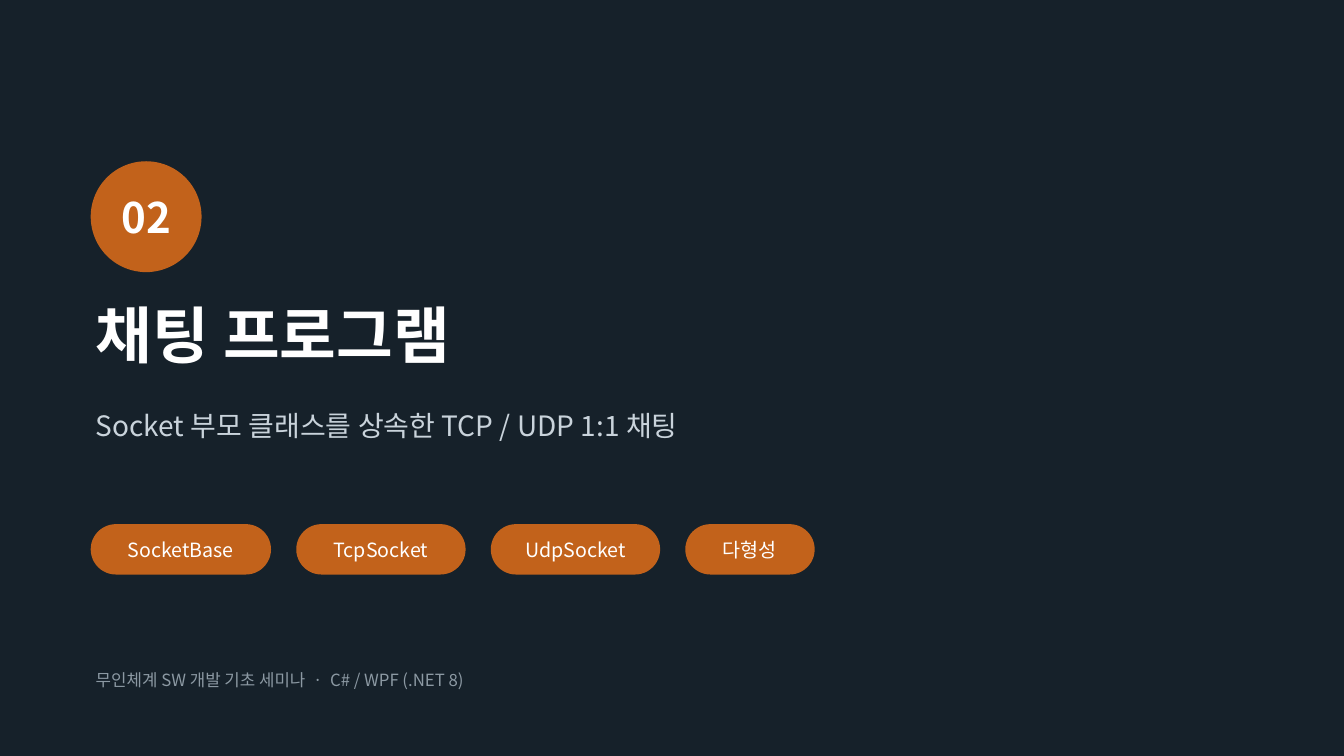
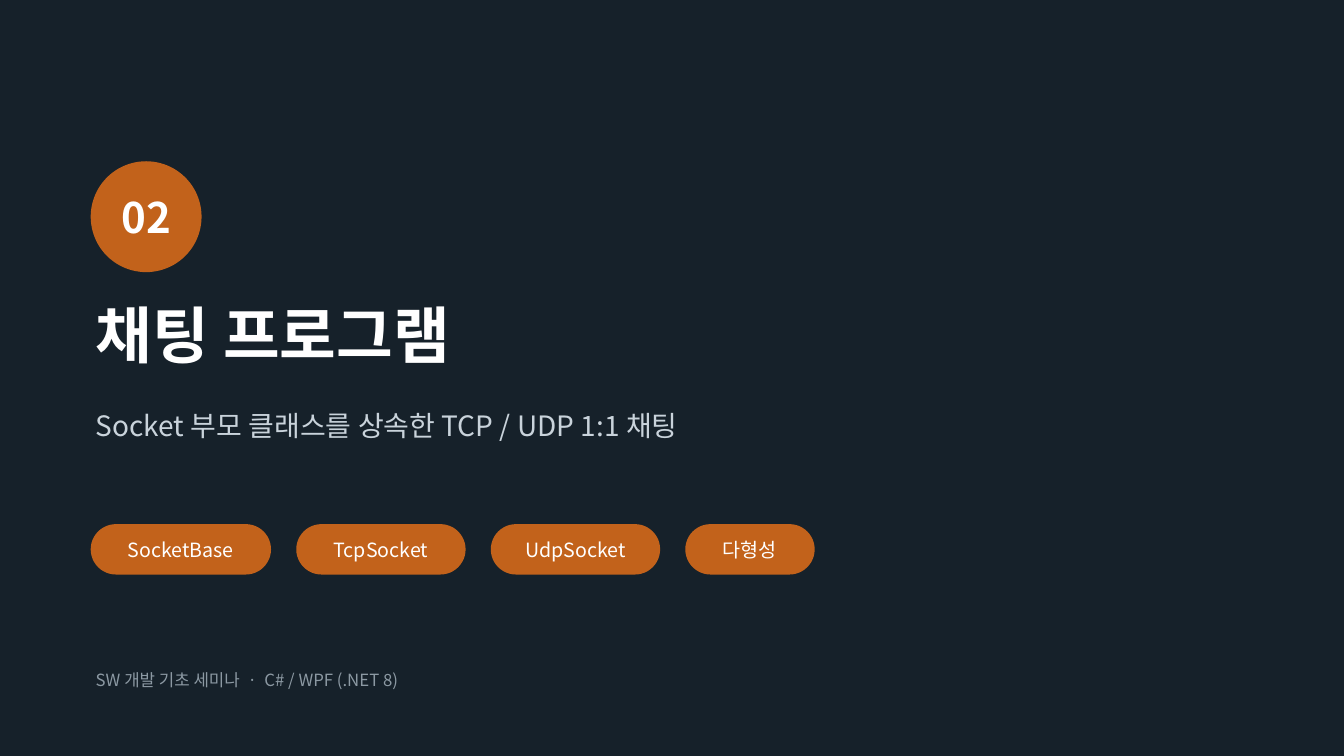
Before and after one commit to ehddnjs198/Seminar, a slide deck: slide 1 of PPT/02_채팅프로그램.pptx. Drawn at 1344x756 pixels with LibreOffice and Linux fonts; fonts in the diff are those of the drawing. Boxes give left, top, right and bottom in pixels: in the first picture for what was removed or moved away, otherwise in the second. Text is boxed around its words. In the diff, an @@ line names an element or a change of style, - is before the commit and + after.

```diff
--- a/PPT/02_채팅프로그램.pptx
+++ b/PPT/02_채팅프로그램.pptx
@@ text at (96, 672, 398, 689): text changed @@
-무인체계 SW 개발 기초 세미나 · C# / WPF (.NET 8)
+SW 개발 기초 세미나 · C# / WPF (.NET 8)
```
Also in this commit, not shown: 4 other files.
